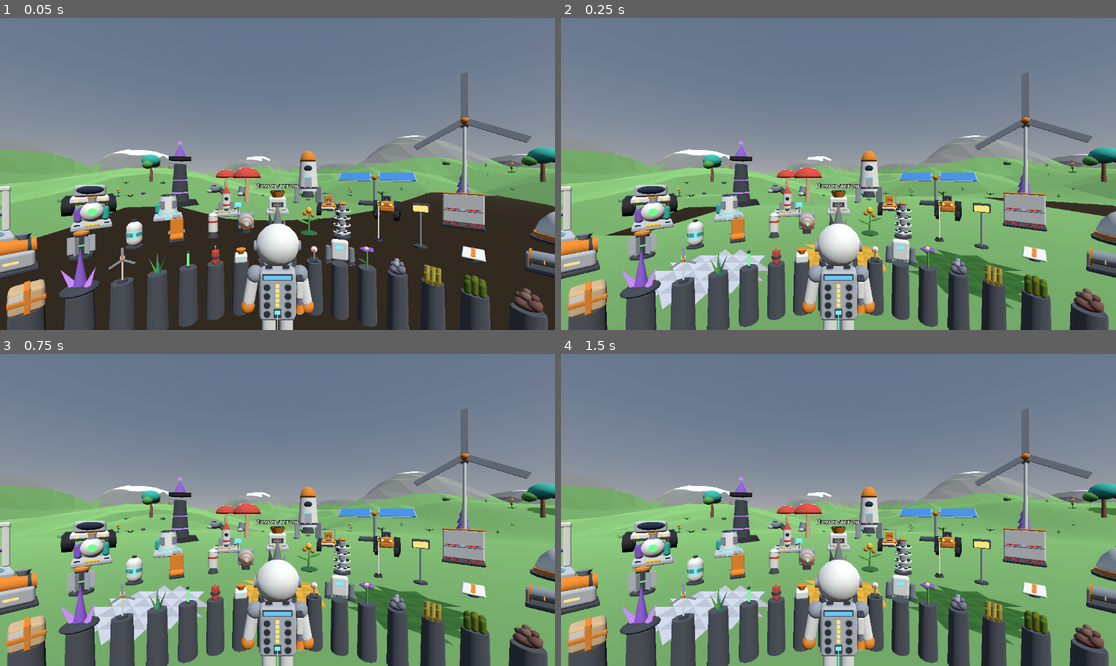
Above: before the commit, frames 1-4 (two rows, left to right).
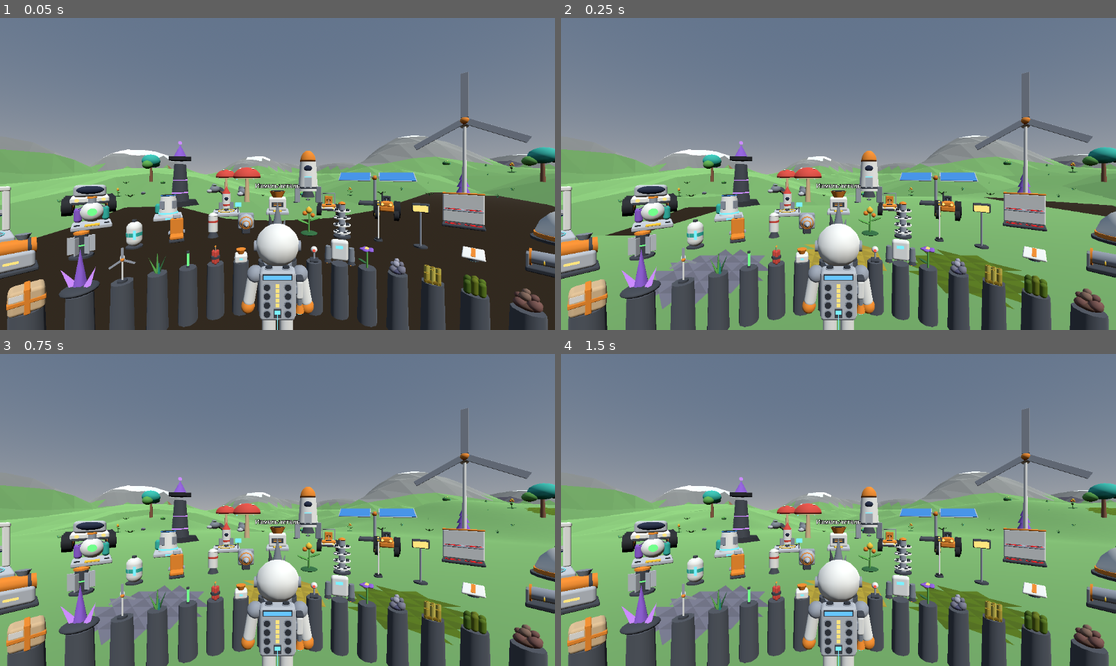
Above: after the commit, the same moments.

Repository: Vano3667/Astro-Planet
Game: Godot game, scene res://main.tscn
Two runs of this game, one before a commit and one after it. Both use one fixed random seed, a clock stepped at 60 frames per second and the inputs below.
Inputs:
- Up to frame 1 (0.05 s): no input
- Up to frame 2 (0.25 s): no input
- Up to frame 3 (0.75 s): no input
- Up to frame 4 (1.5 s): tap Enter at 1.25 s

Frame 1 is identical in both runs. In frame 2, 2.8% of the frame differs, in the area x 16-84%, y 56-94%; in frame 3, 2.9%, in the area x 16-100%, y 49-94%; in frame 4, 2.9%.

Commit message:
Цвета залежей в грунте - по замерам, как у самородков; документы после просмотра пяти картинок грунта
Агент увидел старт, вид сверху, дальние горы и раскоп. Найдены дыры в
сетке грунта на высоте 0 (у края раскопа, у подножия насыпи, кольцо точек
у края стартовой площадки) - не исправлено, причина не найдена.
Исправлено: пятна залежей были старых цветов (компаунд белый), теперь
те же цвета, что у самородков набора 6.

Diff:
--- a/game/terrain/terrain_gen.gd
+++ b/game/terrain/terrain_gen.gd
@@ -35,20 +35,22 @@
 # Resources in the ground. A resource type is a number from 1; 0 means plain soil.
 # The list is what the reference wiki gives for the starting planet: the first eight are found
 # everywhere, malachite in mountains and deep down, sphalerite only deep down.
-# Colors are own guesses until descriptions of the look are collected.
+# Colors are the main colors measured for the appearance descriptions
+# (astro-planet-research, data/appearance/resources.md). They must stay the same as TINTS6
+# in models/models_set6.gd, so that a deposit in the ground and its nugget match.
 const RES_IDS := ["compound", "resin", "organic", "clay", "quartz", "graphite", "laterite", "ammonium", "malachite", "sphalerite"]
 const RES_TITLES := ["компаунд", "смола", "органика", "глина", "кварц", "графит", "латерит", "аммоний", "малахит", "сфалерит"]
 const RES_COLORS := [
-	Color(0.82, 0.84, 0.88),
-	Color(0.93, 0.70, 0.20),
-	Color(0.20, 0.44, 0.16),
-	Color(0.75, 0.45, 0.35),
-	Color(0.88, 0.93, 0.98),
-	Color(0.20, 0.21, 0.23),
-	Color(0.60, 0.33, 0.28),
-	Color(0.95, 0.90, 0.45),
-	Color(0.10, 0.62, 0.45),
-	Color(0.55, 0.42, 0.70),
+	Color(0.47, 0.47, 0.53),
+	Color(0.72, 0.63, 0.19),
+	Color(0.345, 0.47, 0.03),
+	Color(0.47, 0.31, 0.28),
+	Color(0.85, 0.69, 0.75),
+	Color(0.19, 0.19, 0.19),
+	Color(0.25, 0.19, 0.31),
+	Color(0.66, 0.565, 0.345),
+	Color(0.60, 0.28, 0.22),
+	Color(0.345, 0.28, 0.41),
 ]
 # How often each resource appears (own values).
 const RES_WEIGHTS := [3.0, 3.0, 2.0, 1.5, 1.5, 1.0, 1.0, 0.7, 1.2, 1.5]
Not shown, changed: docs/BUILD.md
Not shown, changed: docs/REVIEW.md
Not shown, changed: docs/STATUS.md
